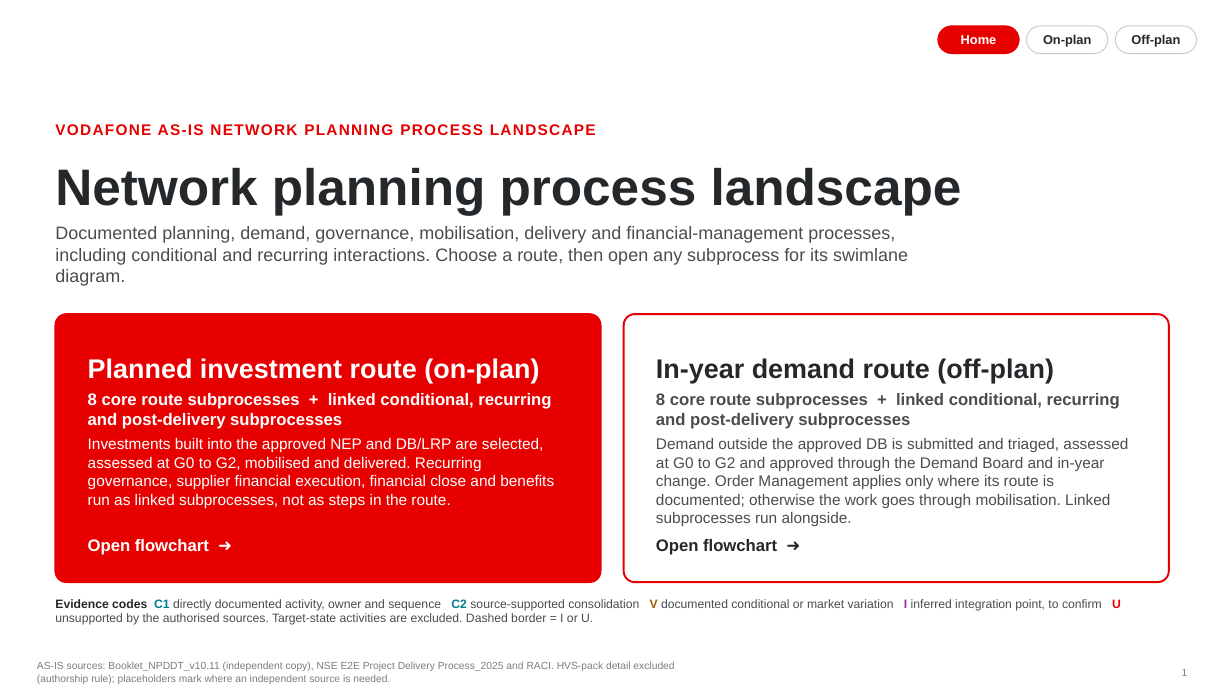
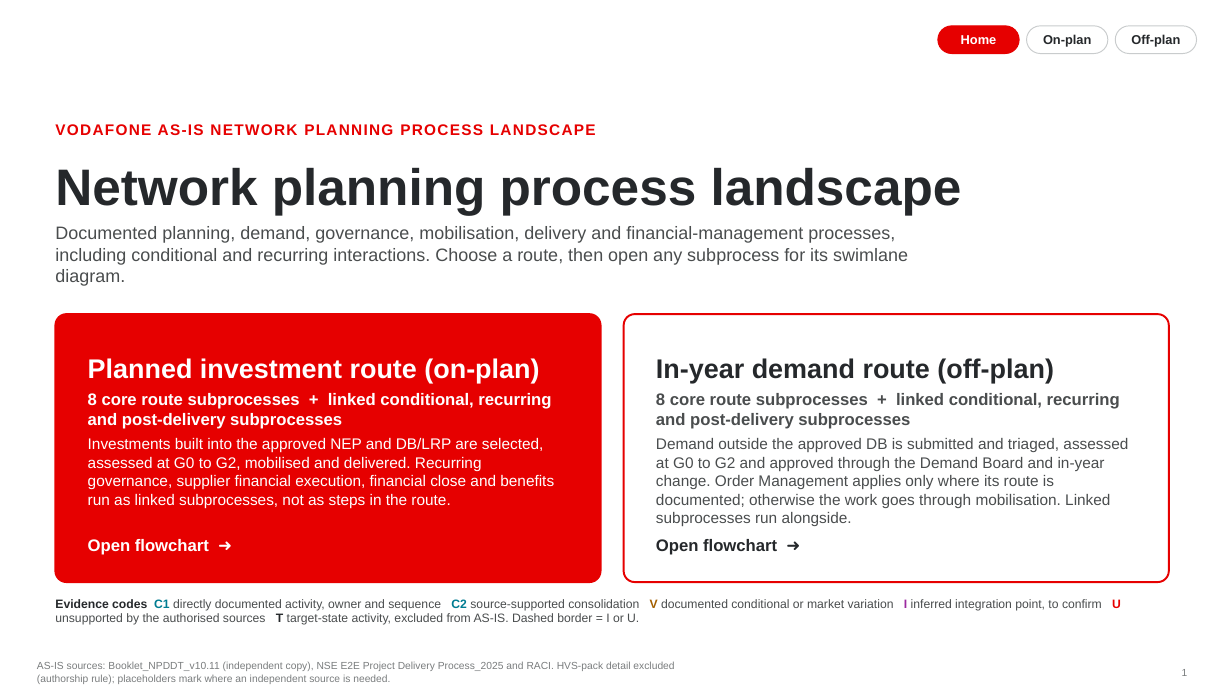
Before and after one commit to Basma94/Network-planning-process, a slide deck: slide 1 of AS-IS-Network-Planning-Process-Landscape.pptx. Drawn at 1232x693 pixels with LibreOffice and Linux fonts; fonts in the diff are those of the drawing. Boxes give left, top, right and bottom in pixels: in the first picture for what was removed or moved away, otherwise in the second. Text is boxed around its words. In the diff, an @@ line names an element or a change of style, - is before the commit and + after.

```diff
--- a/AS-IS-Network-Planning-Process-Landscape.pptx
+++ b/AS-IS-Network-Planning-Process-Landscape.pptx
@@ text at [55, 598, 1121, 625]: text changed @@
-Evidence codes C1 directly documented activity, owner and sequence C2 source-supported consolidation V documented conditional or market variation I inferred integration point, to confirm U unsupported by the authorised sources. Target-state activities are excluded. Dashed border = I or U.
+Evidence codes C1 directly documented activity, owner and sequence C2 source-supported consolidation V documented conditional or market variation I inferred integration point, to confirm U unsupported by the authorised sources T target-state activity, excluded from AS-IS. Dashed border = I or U.
```
Also in this commit, not shown: 31 other slides changed, 10 slides added, 5 slides removed, 3 other files.
